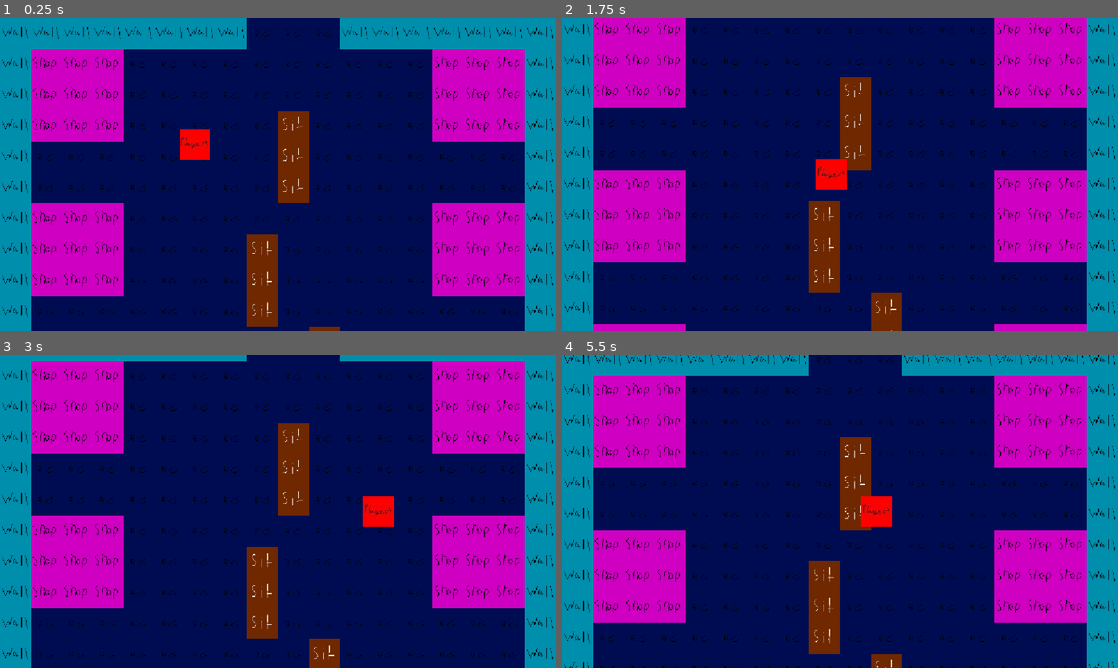
Above: before the commit, frames 1-4 (two rows, left to right).
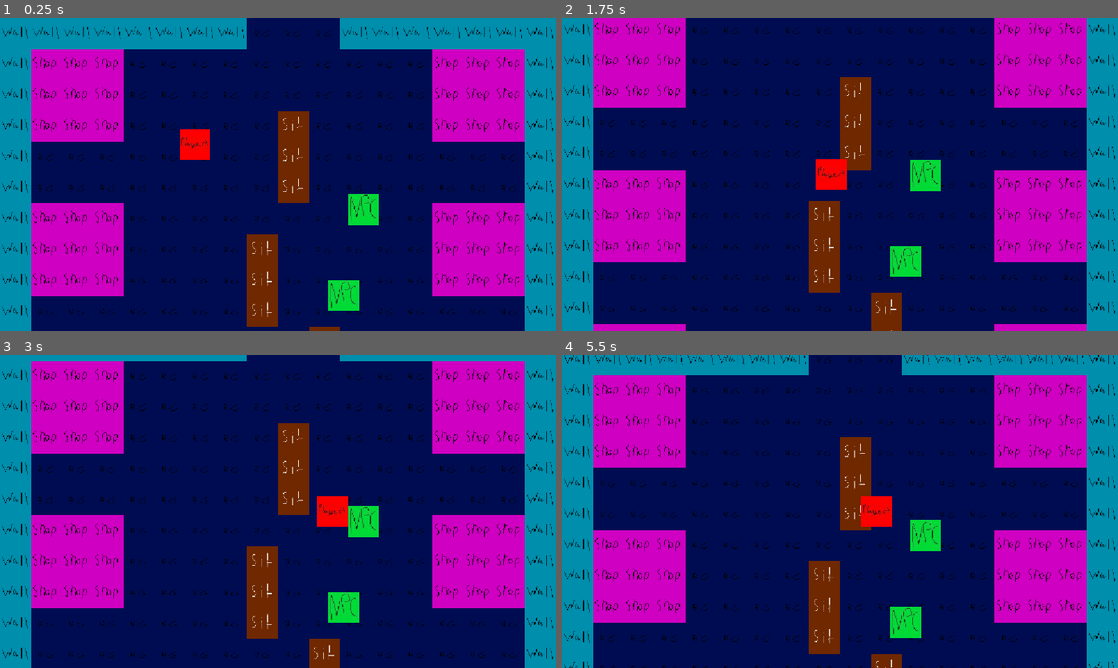
Above: after the commit, the same moments.

Repository: GayassKnight/ghostie-game-2026
Game: Godot game, scene res://Scenes/game.tscn
Two runs of this game, one before a commit and one after it. Both use one fixed random seed, a clock stepped at 60 frames per second and the inputs below.
Inputs:
- Up to frame 1 (0.25 s): no input
- Up to frame 2 (1.75 s): tap Enter at 0.5 s; hold Right (Right) 0.53-1.28 s; hold Down (Down) from 1.28 s (still down)
- Up to frame 3 (3 s): release Down (Down) at 2.03 s; hold Right (Right) 2.03-2.78 s; hold Up (Up) from 2.78 s (still down)
- Up to frame 4 (5.5 s): release Up (Up) at 3.53 s; hold A (Left) 3.53-5.03 s; tap Space at 4.25 s; tap Enter at 5 s; hold Down (Down) from 5.03 s (still down)

The runs differ from the first frame. In frame 1, 1.1% of the frame differs, in the area x 59-69%, y 56-94%; in frame 2, 1.1%; in frame 3, 2.8%, in the area x 0-100%, y 4-98%; in frame 4, 2.1%.

Commit message:
Maybe forgot to add the NPCs

Diff:
--- a/Scenes/game.tscn
+++ b/Scenes/game.tscn
@@ -85,6 +85,13 @@
 limit_bottom = 962
 
 [node name="HumanNPC" parent="." unique_id=1217994032 node_paths=PackedStringArray("destinations") instance=ExtResource("5_wowpa")]
+z_index = 100
+position = Vector2(753, 396)
+destinations = [NodePath("../BackgroundAndNavigation/Shop1"), NodePath("../BackgroundAndNavigation/Shop2"), NodePath("../BackgroundAndNavigation/Shop3"), NodePath("../BackgroundAndNavigation/Shop4"), NodePath("../BackgroundAndNavigation/Shop5"), NodePath("../BackgroundAndNavigation/Shop6")]
+
+[node name="HumanNPC2" parent="." unique_id=919139122 node_paths=PackedStringArray("destinations") instance=ExtResource("5_wowpa")]
+z_index = 100
+position = Vector2(712, 575)
 destinations = [NodePath("../BackgroundAndNavigation/Shop1"), NodePath("../BackgroundAndNavigation/Shop2"), NodePath("../BackgroundAndNavigation/Shop3"), NodePath("../BackgroundAndNavigation/Shop4"), NodePath("../BackgroundAndNavigation/Shop5"), NodePath("../BackgroundAndNavigation/Shop6")]
 
 [node name="Node" type="Node" parent="." unique_id=473507314]
